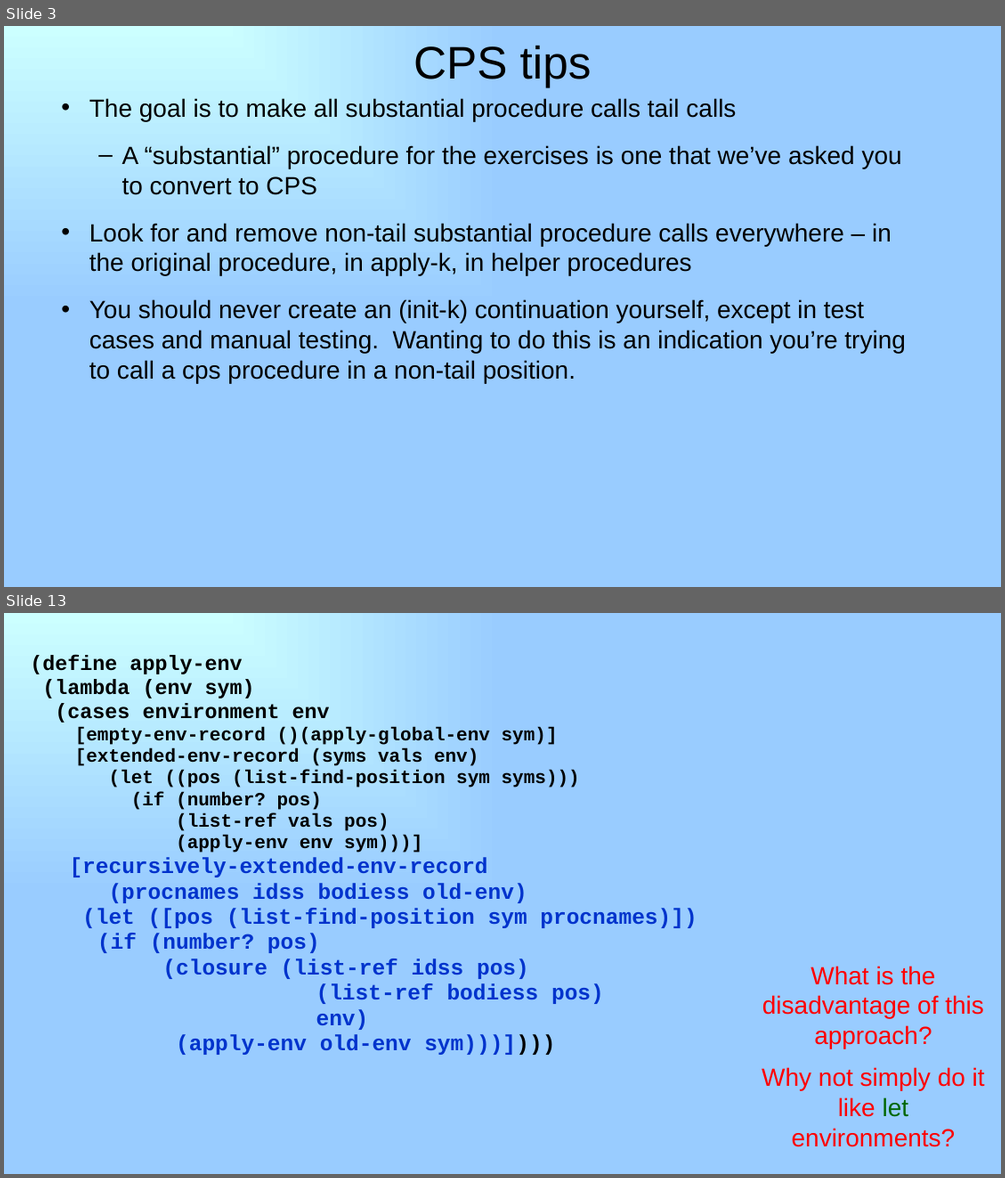
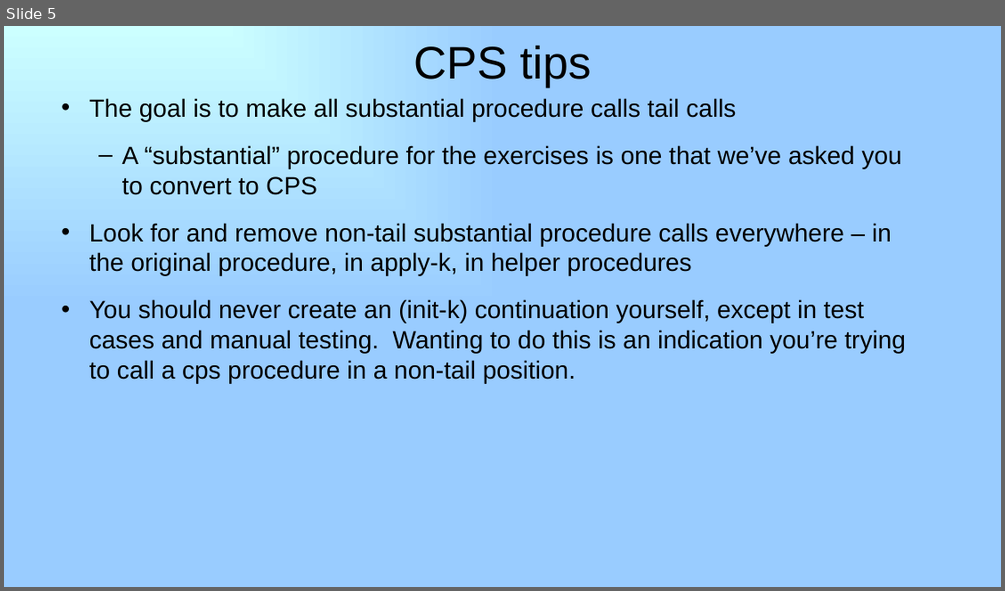
Before and after one commit to RHIT-CSSE/csse304, a slide deck: ClassMaterials/CPSMore2/25-letrec-In-Interpreter.pptx. Shown one above the other, each under a label of ours: slides 3 and 13 before the commit, slide 5 after it; the slides between them are not shown. The pictures are 1005x1178 and 1005x591 pixels, drawn with LibreOffice and Linux fonts; fonts in the diff are those of the drawing. Boxes give left, top, right and bottom in pixels: in the first picture for what was removed or moved away, otherwise in the second. Text is boxed around its words. In the diff, an @@ line names an element or a change of style, - is before the commit and + after.

```diff
--- a/ClassMaterials/CPSMore2/25-letrec-In-Interpreter.pptx
+++ b/ClassMaterials/CPSMore2/25-letrec-In-Interpreter.pptx
@@ slide 13 removed at [4, 613, 1001, 1174], background gradient #CCFFFF to #99CCFF @@
@@ text removed at [30, 655, 696, 1054] @@
-(define apply-env
-(lambda (env sym)
-(cases environment env
-[empty-env-record ()(apply-global-env sym)]
-[extended-env-record (syms vals env)
-(let ((pos (list-find-position sym syms)))
-(if (number? pos)
-(list-ref vals pos)
-(apply-env env sym)))]
-[recursively-extended-env-record
-(procnames idss bodiess old-env)
-(let ([pos (list-find-position sym procnames)])
-(if (number? pos)
-(closure (list-ref idss pos)
-(list-ref bodiess pos)
-env)
-(apply-env old-env sym)))])))
@@ text removed at [761, 965, 985, 1147] @@
-What is the disadvantage of this approach?
-Why not simply do it like let environments?
@@ what was slide 3 is now slide 5 @@
```
Also in this commit, not shown: 2 slides added, 18 other slides removed, 5 other files.
